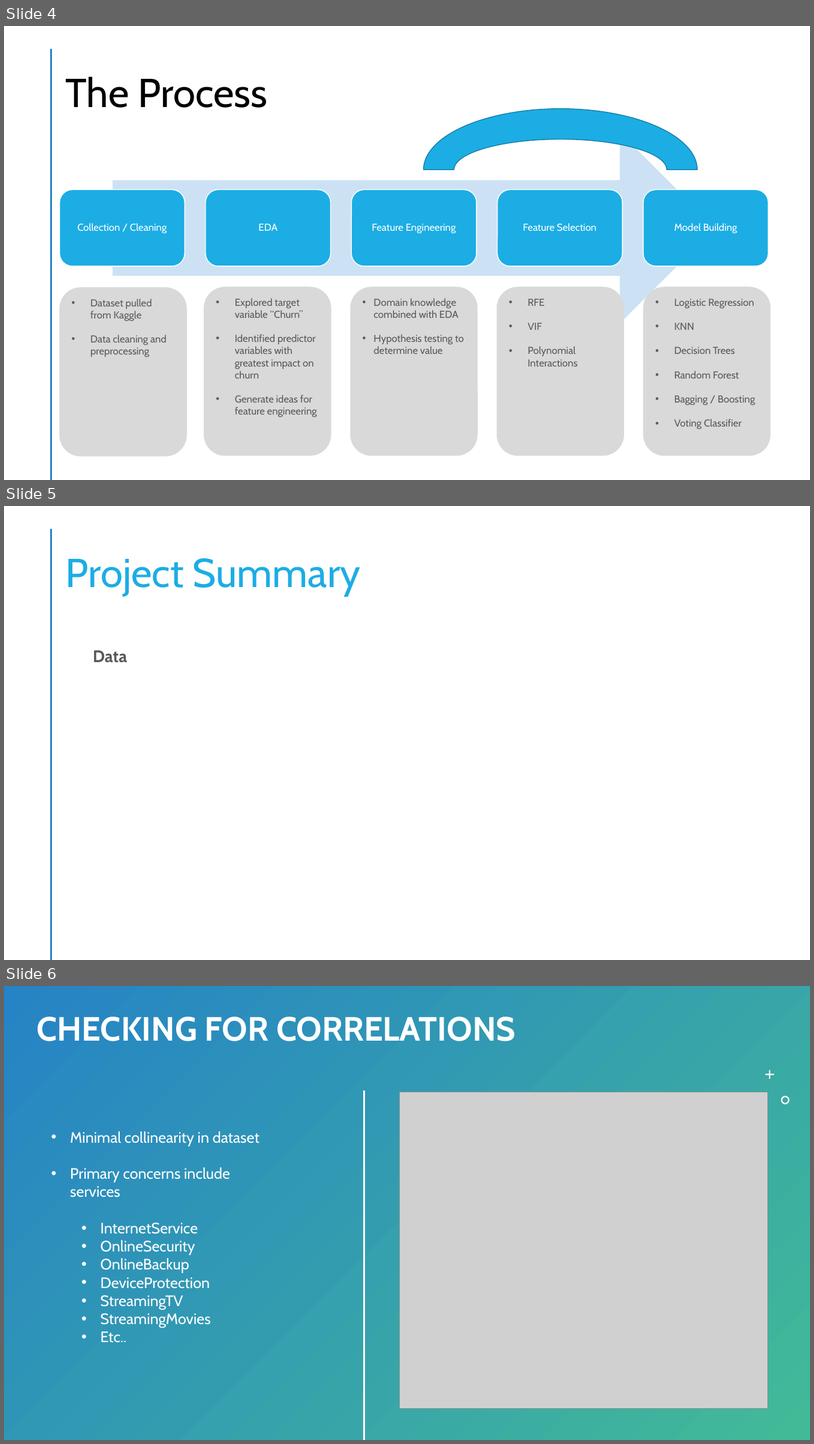
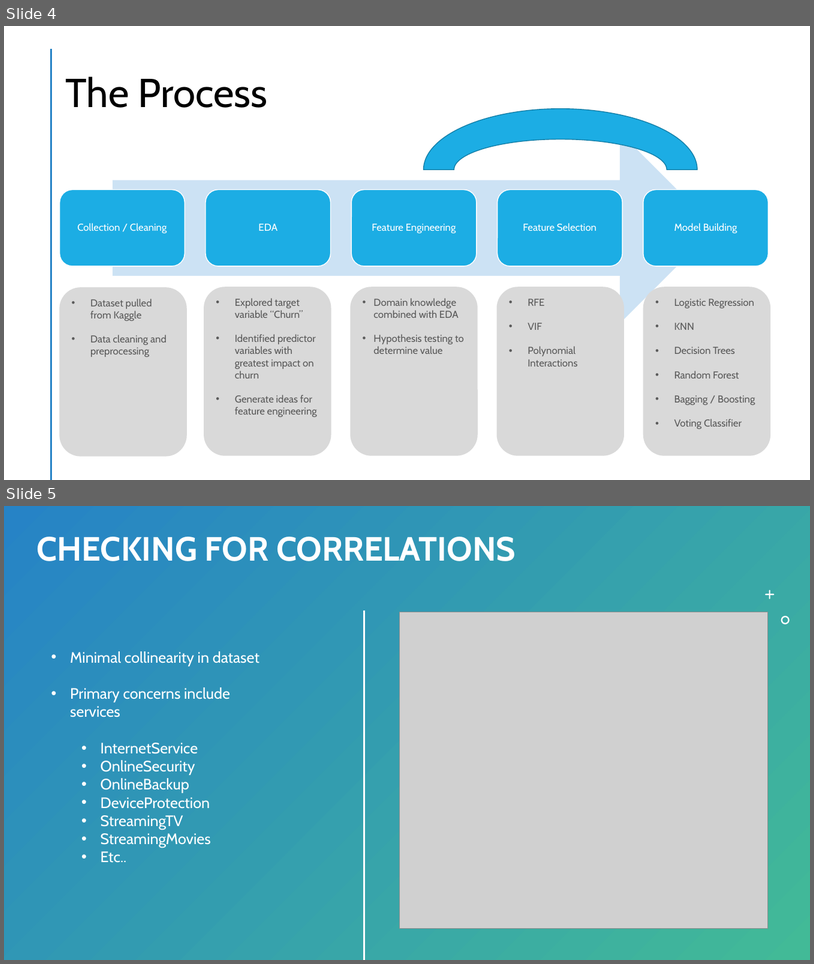
Before and after one commit to man-of-moose/Telco_Churn, a slide deck: Mod3 Presentation.pptx. Shown one above the other, each under a label of ours: slides 4, 5 and 6 before the commit, slides 4 and 5 after it. The pictures are 814x1444 and 814x964 pixels, drawn with LibreOffice and Linux fonts; fonts in the diff are those of the drawing; grey boxes stand for pictures. Boxes give left, top, right and bottom in pixels: in the first picture for what was removed or moved away, otherwise in the second. Text is boxed around its words. In the diff, an @@ line names an element or a change of style, - is before the commit and + after.

Commit message:
updated powerpoint

```diff
--- a/Mod3 Presentation.pptx
+++ b/Mod3 Presentation.pptx
@@ slide 5 removed at (4, 506, 810, 960), background #FFFFFF; not listed: 1 template element that a slide beside it also shows @@
@@ title removed at (65, 558, 361, 596) @@
-Project Summary
@@ text removed at (93, 650, 127, 663) @@
-Data
@@ what was slide 6 is now slide 5 @@
```
Also in this commit, not shown: 5 other files.
